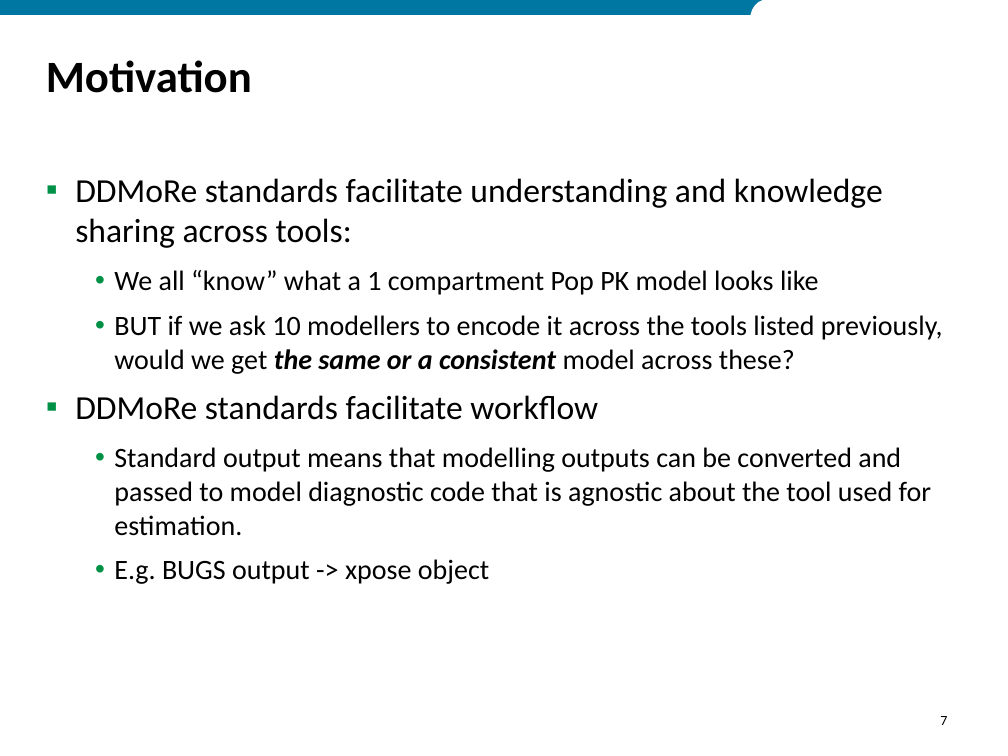
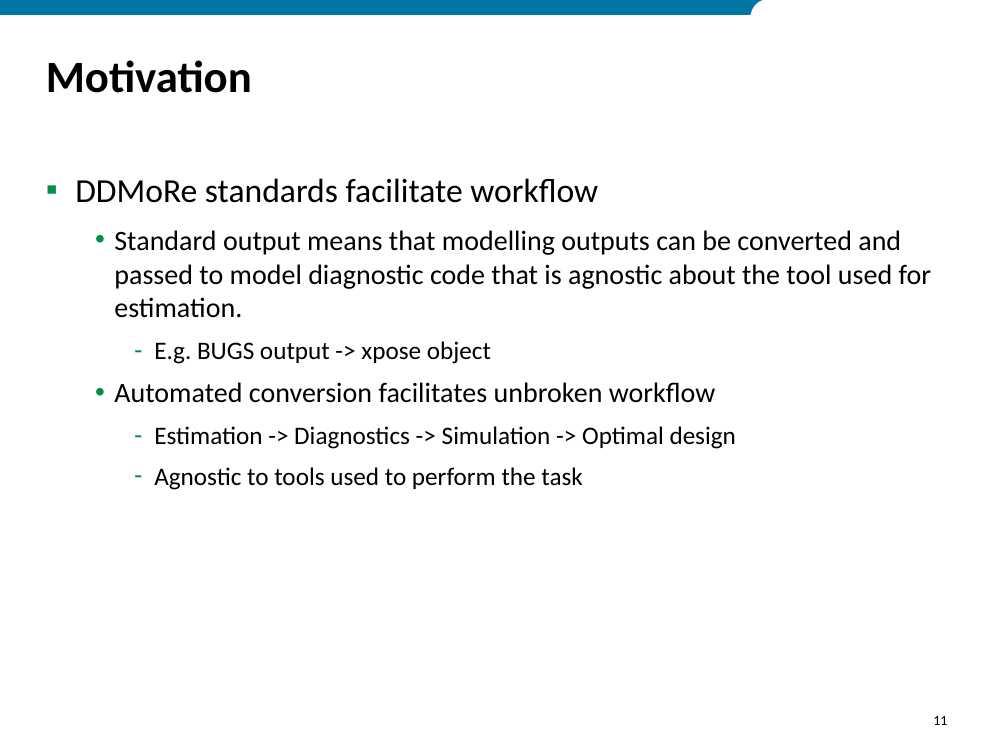
Before and after one commit to ModelDefinitionLanguage/MDLExamples, a slide deck: slide 11 of MDL_Tutorial_2018.pptx (slide 7 before the commit). Drawn at 1008x756 pixels with LibreOffice and Linux fonts; fonts in the diff are those of the drawing; background and template pictures are left out. Boxes give left, top, right and bottom in pixels: in the first picture for what was removed or moved away, otherwise in the second. Text is boxed around its words. In the diff, an @@ line names an element or a change of style, - is before the commit and + after.

```diff
--- a/MDL_Tutorial_2018.pptx
+++ b/MDL_Tutorial_2018.pptx
@@ text at [75,178,943,374]: paragraphs removed @@
-▪ DDMoRe standards facilitate understanding and knowledge sharing across tools:
-  • We all “know” what a 1 compartment Pop PK model looks like
-  • BUT if we ask 10 modellers to encode it across the tools listed previously, would we get the same or a consistent model across these?
@@ text at [154,341,491,364]: size 20 to 18 pt in "E.g. BUGS output -> xpose object"; bullet • to -; list level 2 to 3 in "E.g. BUGS output -> xpose ..." @@
@@ text at [114,382,736,490]: paragraphs added @@
+  • Automated conversion facilitates unbroken workflow
+    – Estimation -> Diagnostics -> Simulation -> Optimal design
+    – Agnostic to tools used to perform the task
@@ page number at [933,716,947,725]: text changed @@
-7
+11
```
Also in this commit, not shown: 6 other slides changed, 11 slides added, 21 slides removed, 21 other files.
